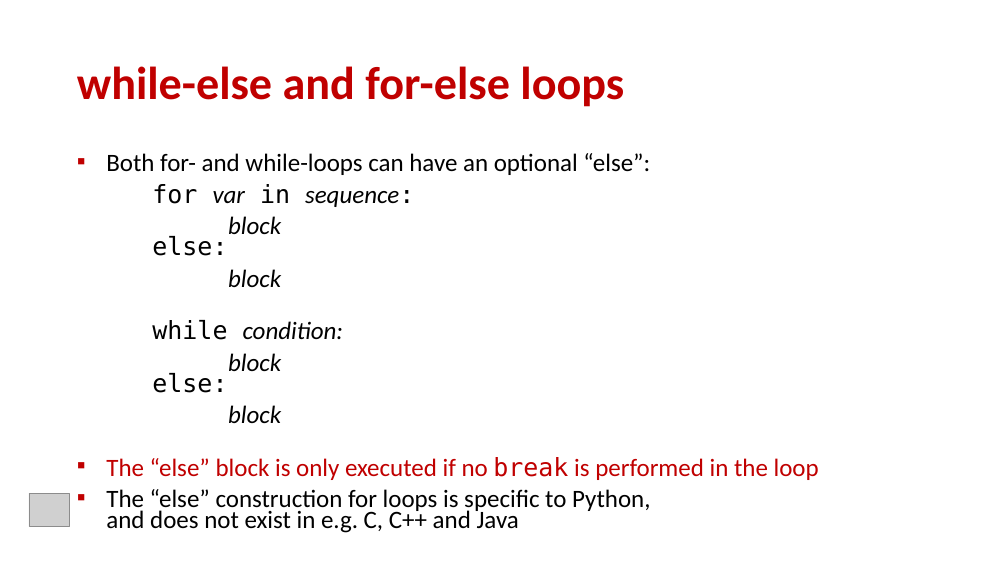
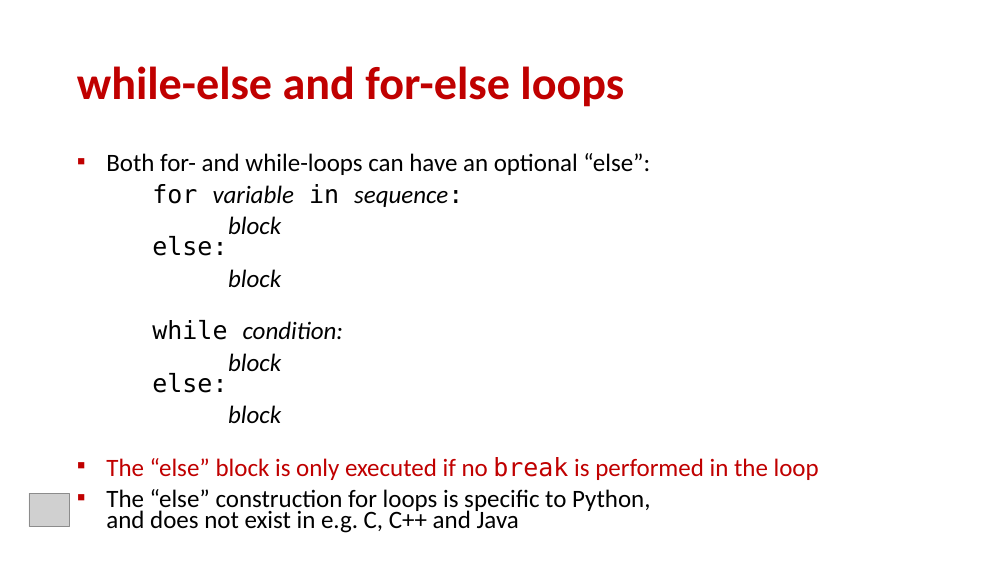
Before and after one commit to gsbrodal/gsbrodal.github.io, a slide deck: slide 23 of ipsa/slides/lists.pptx. Drawn at 1008x567 pixels with LibreOffice and Linux fonts; fonts in the diff are those of the drawing; grey boxes stand for pictures. Boxes give left, top, right and bottom in pixels: in the first picture for what was removed or moved away, otherwise in the second. Text is boxed around its words. In the diff, an @@ line names an element or a change of style, - is before the commit and + after.

```diff
--- a/ipsa/slides/lists.pptx
+++ b/ipsa/slides/lists.pptx
@@ text at (152, 184, 463, 207): text changed @@
-for var in sequence:
+for variable in sequence:
```
Also in this commit, not shown: 4 other slides changed, 5 other files.
